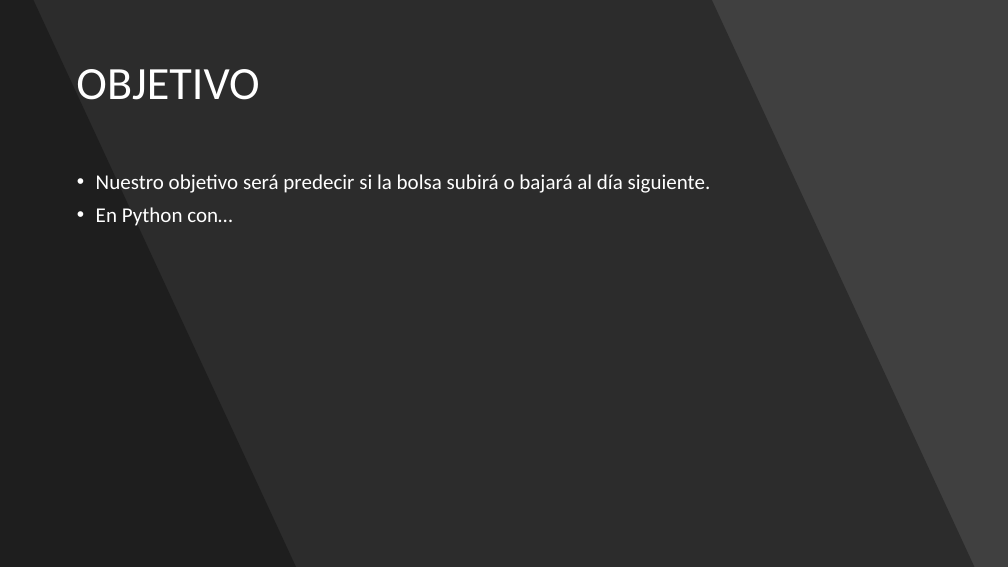
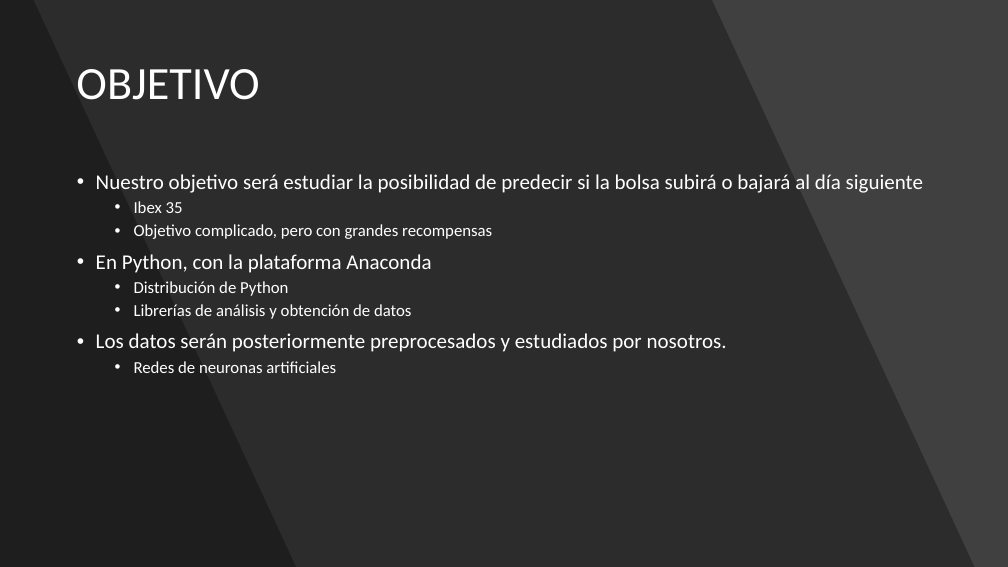
Before and after one commit to adrigrillo/IBEXPredictor, a slide deck: slide 2 of presentacion.pptx. Drawn at 1008x567 pixels with LibreOffice and Linux fonts; fonts in the diff are those of the drawing. Boxes give left, top, right and bottom in pixels: in the first picture for what was removed or moved away, otherwise in the second. Text is boxed around its words. In the diff, an @@ line names an element or a change of style, - is before the commit and + after.

Commit message:
Completado objetivo presentacion

```diff
--- a/presentacion.pptx
+++ b/presentacion.pptx
@@ text at (96, 174, 923, 373): text changed @@
-• Nuestro objetivo será predecir si la bolsa subirá o bajará al día siguiente.
-• En Python con…
+• Nuestro objetivo será estudiar la posibilidad de predecir si la bolsa subirá o bajará al día siguiente
+  • Ibex 35
+  • Objetivo complicado, pero con grandes recompensas
+• En Python, con la plataforma Anaconda
+  • Distribución de Python
+  • Librerías de análisis y obtención de datos
+• Los datos serán posteriormente preprocesados y estudiados por nosotros.
+  • Redes de neuronas artificiales
```
